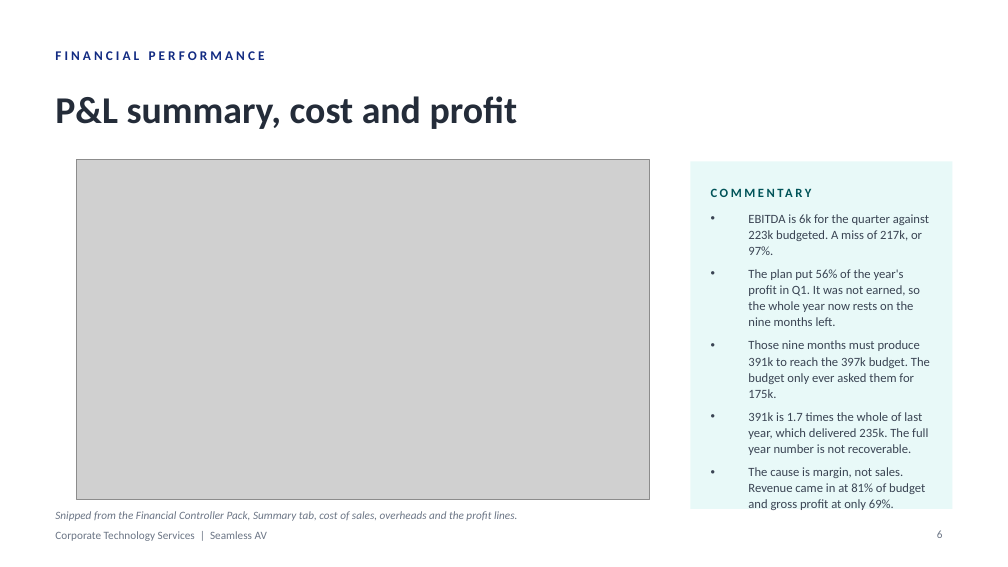
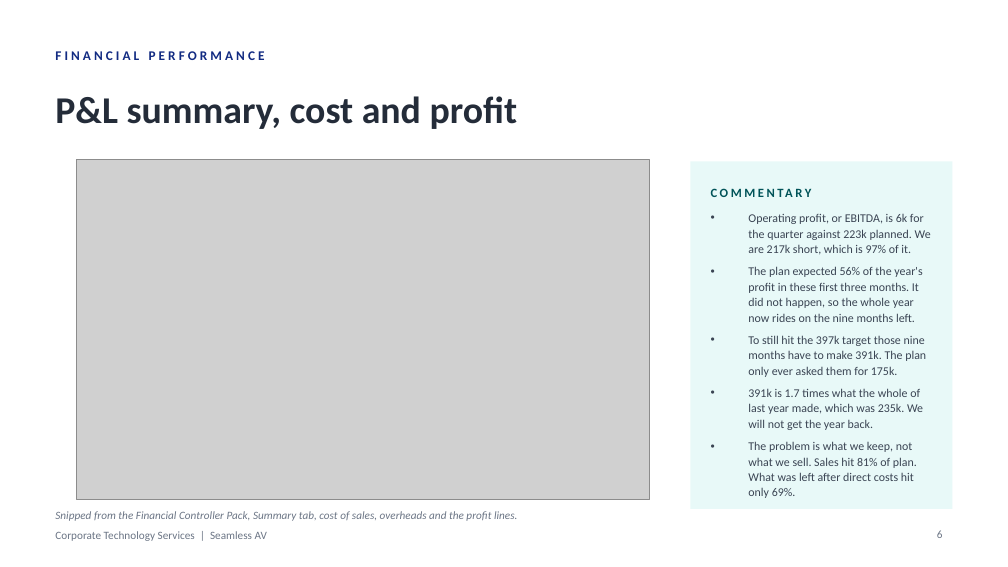
Before and after one commit to WesleyNelson-O33/Claude, a slide deck: slide 6 of deck/CTS Monthly Business Review - September 2026.pptx. Drawn at 1008x567 pixels with LibreOffice and Linux fonts; fonts in the diff are those of the drawing; grey boxes stand for pictures. Boxes give left, top, right and bottom in pixels: in the first picture for what was removed or moved away, otherwise in the second. Text is boxed around its words. In the diff, an @@ line names an element or a change of style, - is before the commit and + after.

```diff
--- a/deck/CTS Monthly Business Review - September 2026.pptx
+++ b/deck/CTS Monthly Business Review - September 2026.pptx
@@ text at [748,214,931,498]: text changed; size 9 to 8.5 pt @@
-• EBITDA is 6k for the quarter against 223k budgeted. A miss of 217k, or 97%.
-• The plan put 56% of the year's profit in Q1. It was not earned, so the whole year now rests on the nine months left.
-• Those nine months must produce 391k to reach the 397k budget. The budget only ever asked them for 175k.
-• 391k is 1.7 times the whole of last year, which delivered 235k. The full year number is not recoverable.
-• The cause is margin, not sales. Revenue came in at 81% of budget and gross profit at only 69%.
+• Operating profit, or EBITDA, is 6k for the quarter against 223k planned. We are 217k short, which is 97% of it.
+• The plan expected 56% of the year's profit in these first three months. It did not happen, so the whole year now rides on the nine months left.
+• To still hit the 397k target those nine months have to make 391k. The plan only ever asked them for 175k.
+• 391k is 1.7 times what the whole of last year made, which was 235k. We will not get the year back.
+• The problem is what we keep, not what we sell. Sales hit 81% of plan. What was left after direct costs hit only 69%.
```
Also in this commit, not shown: 8 other slides changed, 1 other file.
